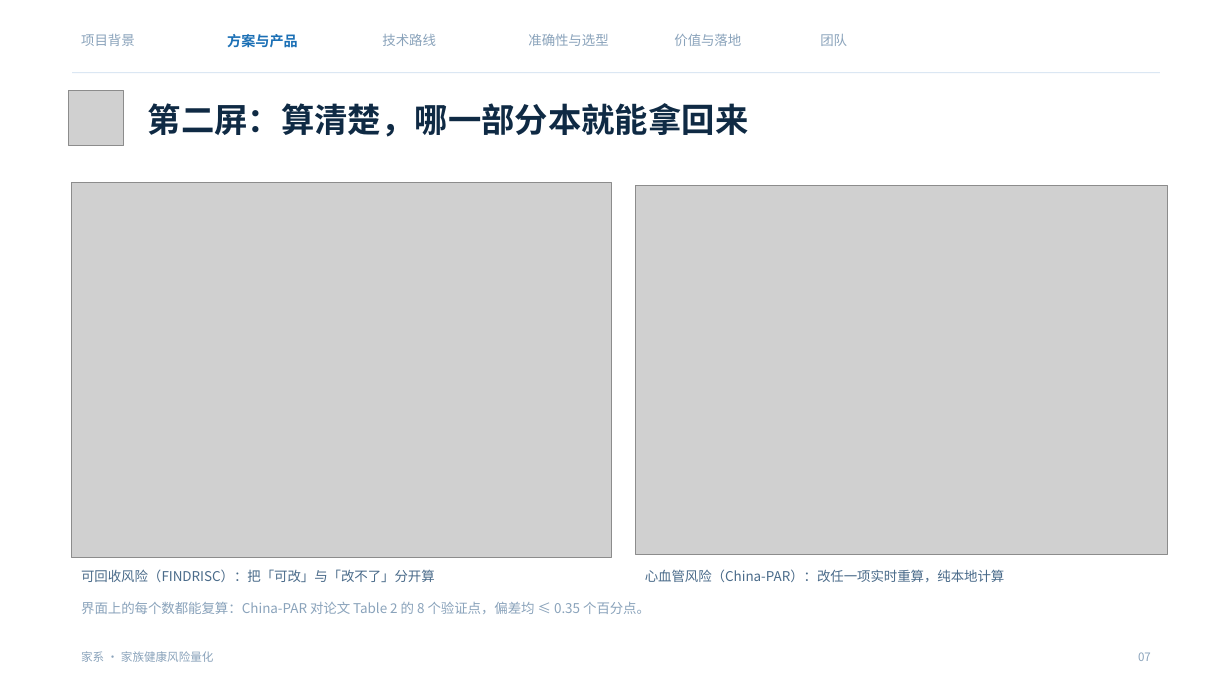
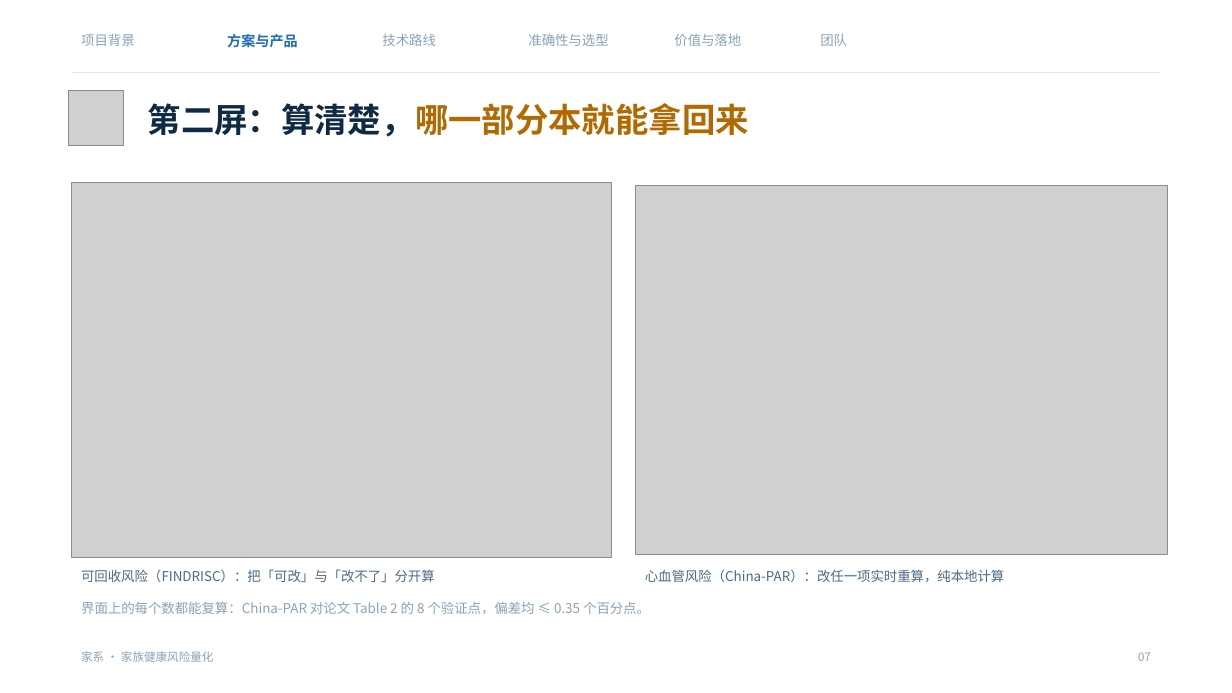
Before and after one commit to NimuStudio/jiaxi, a slide deck: slide 7 of deliverables/家系-答辩-v2.pptx. Drawn at 1232x693 pixels with LibreOffice and Linux fonts; fonts in the diff are those of the drawing; grey boxes stand for pictures; background and template pictures are left out. Boxes give left, top, right and bottom in pixels: in the first picture for what was removed or moved away, otherwise in the second. Text is boxed around its words. In the diff, an @@ line names an element or a change of style, - is before the commit and + after.

```diff
--- a/deliverables/家系-答辩-v2.pptx
+++ b/deliverables/家系-答辩-v2.pptx
@@ text "第二屏：算清楚，哪一部分本就能拿回来" at [148,103,749,137]: text colour #0F2A44 to #B26A00 in "第二屏：算清楚，哪一部分本就能拿回来" @@
```
Also in this commit, not shown: 15 other slides changed, 1 other file.
